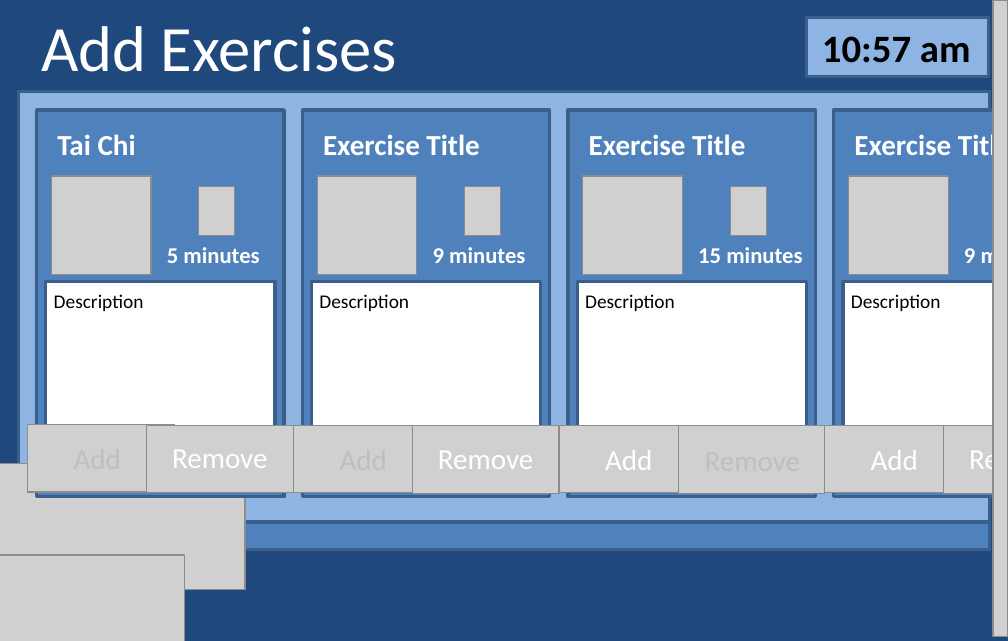
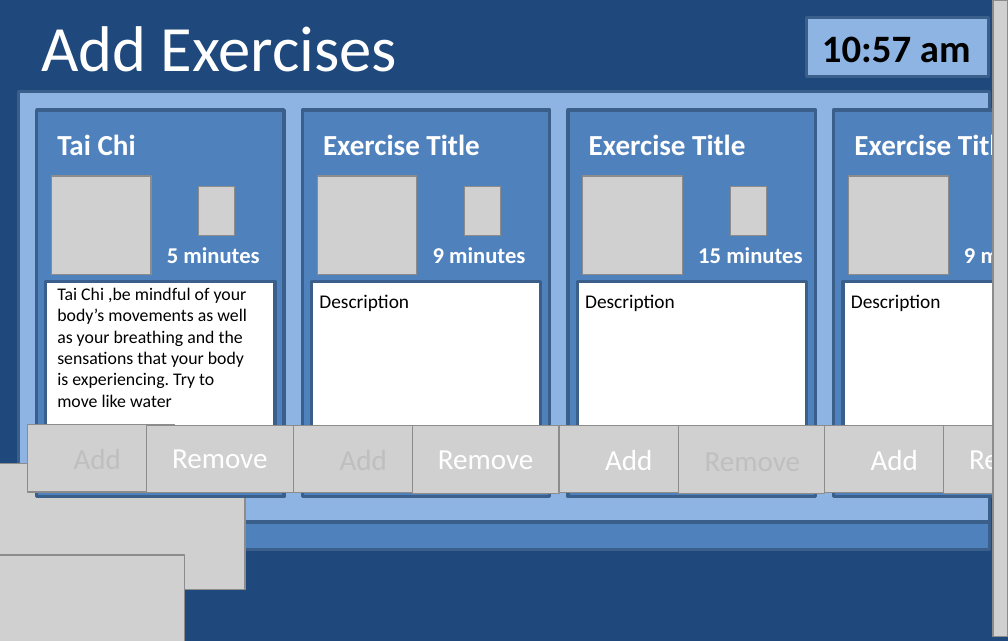
Before and after one commit to Gordo851/Design, a slide deck: slide 3 of story_board.pptx. Drawn at 1008x641 pixels with LibreOffice and Linux fonts; fonts in the diff are those of the drawing; grey boxes stand for pictures. Boxes give left, top, right and bottom in pixels: in the first picture for what was removed or moved away, otherwise in the second. Text is boxed around its words. In the diff, an @@ line names an element or a change of style, - is before the commit and + after.

```diff
--- a/story_board.pptx
+++ b/story_board.pptx
@@ text at bbox=[57, 287, 247, 407]: text changed; size 12 to 11 pt @@
-Description
+Tai Chi ,be mindful of your body’s movements as well as your breathing and the sensations that your body is experiencing. Try to move like water
```
